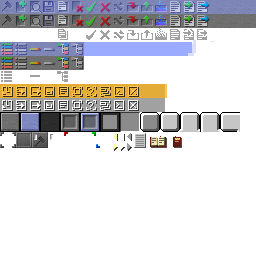
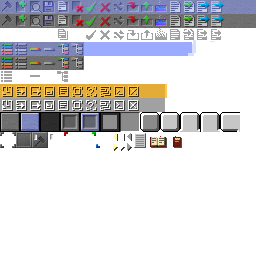
Two versions of the same layered image (256 x 256). Layer-by-layer changes:
added layer "copy #23" in group "Layer Group #8" over [211, 1, 224, 13]
added layer "copy #22" in group "Layer Group #8" over [211, 15, 224, 27]
renamed "Layer #10" to "copy #21", painted on it over [201, 1, 209, 9]
removed layer "copy #6" from group "Layer Group #8" over [201, 1, 208, 9]
removed layer "Layer #11" from group "Layer Group #8" over [184, 1, 193, 9]
painted on "copy #7" over [184, 1, 193, 9]
added layer "Layer #14" in group "Layer Group #8" over [211, 29, 221, 40]
painted on "Layer #9" over [201, 15, 209, 22]
